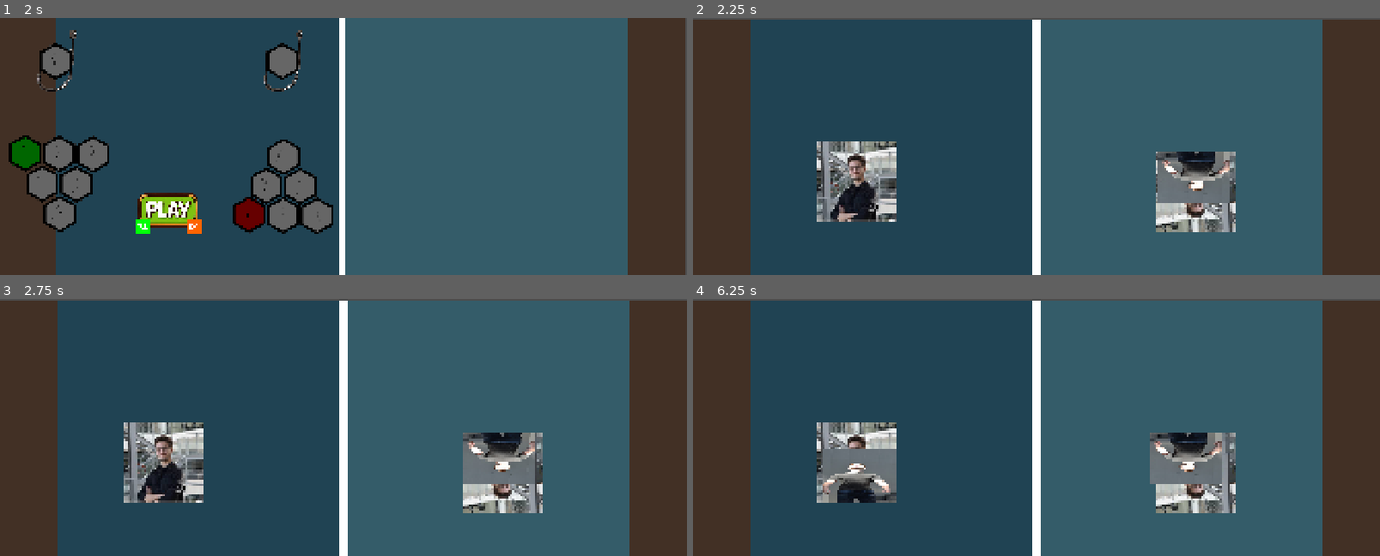
Above: before the commit, frames 1-4 (two rows, left to right).
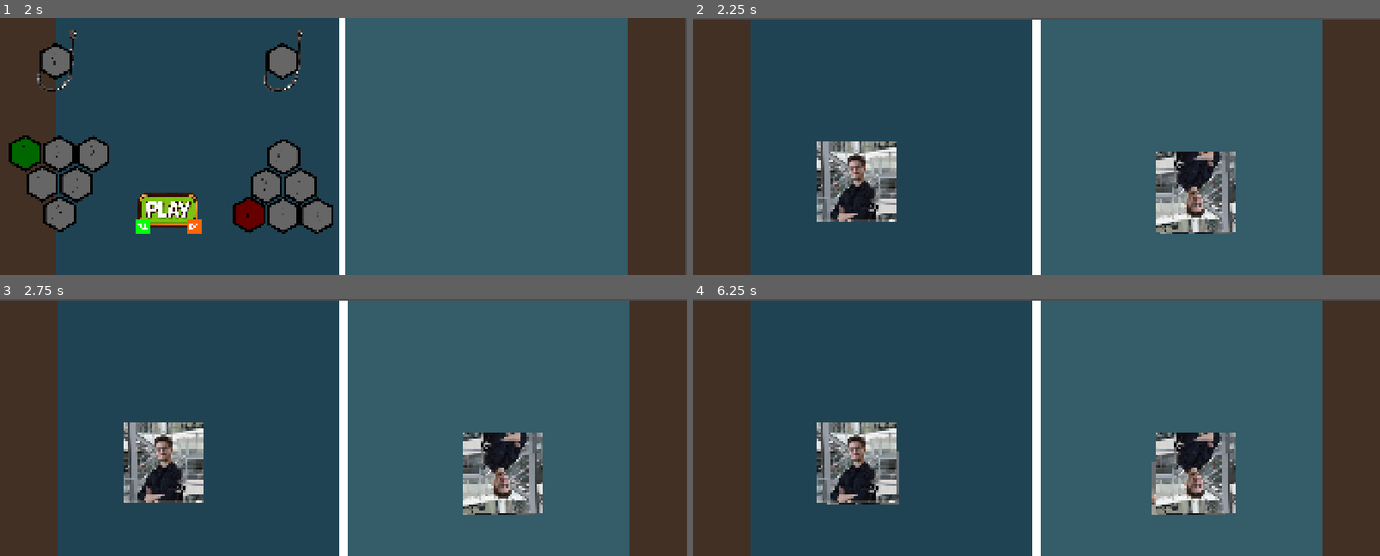
Above: after the commit, the same moments.

Repository: mariusstokkebro/Fish-fish-Fish
Game: Godot game, scene res://Scenes/character_selector.tscn
Two runs of this game, one before a commit and one after it. Both use one fixed random seed, a clock stepped at 60 frames per second and the inputs below.
Inputs:
- Up to frame 1 (2 s): tap Enter at 0.5 s; tap Space at 1.25 s
- Up to frame 2 (2.25 s): tap Enter at 2 s
- Up to frame 3 (2.75 s): no input
- Up to frame 4 (6.25 s): tap Space at 5.75 s

Frame 1 is identical in both runs. In frame 2, 1.6% of the frame differs, in the area x 67-79%, y 52-84%; in frame 3, 1.6%; in frame 4, 3.5%, in the area x 18-78%, y 52-84%.

Commit message:
I hate monkeys no i dont i love them 67

Diff:
--- a/gorilla-fighting-game/Objects/porcupine_body.tscn
+++ b/gorilla-fighting-game/Objects/porcupine_body.tscn
@@ -2,7 +2,6 @@
 
 [ext_resource type="Script" uid="uid://bra6eglb865r2" path="res://Scripts/character_body_2d.gd" id="1_mknlu"]
 [ext_resource type="Texture2D" uid="uid://1b0unr4q1sp4" path="res://Sprites/hehe.jpg" id="2_ayemm"]
-[ext_resource type="PackedScene" uid="uid://33gce1r4fu35" path="res://Objects/catch_ball.tscn" id="3_ayemm"]
 
 [sub_resource type="RectangleShape2D" id="RectangleShape2D_66c54"]
 size = Vector2(215, 216)
@@ -17,14 +16,3 @@
 
 [node name="Sprite2D" type="Sprite2D" parent="." unique_id=515046900]
 texture = ExtResource("2_ayemm")
-
-[node name="CatchBall" parent="." unique_id=1538139581 instance=ExtResource("3_ayemm")]
-castTime = 3.0
-
-[node name="Area2D" parent="CatchBall" index="0" unique_id=1037202603]
-collision_mask = 7
-
-[node name="CollisionShape2D" parent="CatchBall/Area2D" index="0" unique_id=1381677839]
-position = Vector2(-6, 24)
-
-[editable path="CatchBall"]
--- a/gorilla-fighting-game/Scenes/level.tscn
+++ b/gorilla-fighting-game/Scenes/level.tscn
@@ -2,6 +2,7 @@
 
 [ext_resource type="PackedScene" uid="uid://cxp7tw36ke0yh" path="res://Objects/porcupine_body.tscn" id="1_tumq0"]
 [ext_resource type="PackedScene" uid="uid://yguorhsypi3f" path="res://Objects/Border.tscn" id="2_k5f4k"]
+[ext_resource type="PackedScene" uid="uid://33gce1r4fu35" path="res://Objects/catch_ball.tscn" id="3_6phgx"]
 
 [node name="Level" type="Node2D" unique_id=13814193]
 position = Vector2(0, 4)
@@ -55,27 +56,20 @@
 top_level = true
 position = Vector2(456, 456)
 
-[node name="CatchBall" parent="PorcupineBody" index="2" unique_id=1538139581]
-steerSpeed = null
-maxSteer = null
-steerAxis = null
-current_player = null
-
 [node name="PorcupineBody2" parent="." unique_id=331631706 instance=ExtResource("1_tumq0")]
 top_level = true
 position = Vector2(1405, 486)
 rotation = -3.1415925
 current_player = 2
 
-[node name="CatchBall" parent="PorcupineBody2" index="2" unique_id=1538139581]
-steerSpeed = null
-maxSteer = null
-steerAxis = null
+[node name="Border" parent="." unique_id=255961422 instance=ExtResource("2_k5f4k")]
+
+[node name="CatchBall" parent="." unique_id=1538139581 node_paths=PackedStringArray("player") instance=ExtResource("3_6phgx")]
+player = NodePath("../PorcupineBody")
+
+[node name="CatchBall2" parent="." unique_id=736980961 node_paths=PackedStringArray("player") instance=ExtResource("3_6phgx")]
+player = NodePath("../PorcupineBody2")
 current_player = 2
 
-[node name="Border" parent="." unique_id=255961422 instance=ExtResource("2_k5f4k")]
-
 [editable path="PorcupineBody"]
-[editable path="PorcupineBody/CatchBall"]
 [editable path="PorcupineBody2"]
-[editable path="PorcupineBody2/CatchBall"]
--- a/gorilla-fighting-game/Scripts/character_body_2d.gd
+++ b/gorilla-fighting-game/Scripts/character_body_2d.gd
@@ -41,7 +41,10 @@
 
 
 func tpBackToOrigin():
-	set_position(startPosition)
+	if hooked:
+		currentBait.hooking = false
+		hooked = false
+		set_position(startPosition)
 
 
 func Hooked():
--- a/gorilla-fighting-game/Scripts/gatorRod.gd
+++ b/gorilla-fighting-game/Scripts/gatorRod.gd
@@ -1,5 +1,6 @@
 extends Node2D
 @export var ballTexture: Sprite2D
+@export var player: CharacterBody2D
 @export var collision: Area2D
 @export var castTime: float = 1.0
 @export var distanceMultiplier: float = 1.0
@@ -18,7 +19,7 @@
 var steering := false
 var hooking = false
 var enemyBody: CharacterBody2D
-var base_pos := Vector2.ZERO
+var base_pos
 var steer_offset := 0.0
 var tween: Tween
 var fishList: Array
@@ -26,18 +27,19 @@
 var rotationSpeed: float = 0.0
 var timer: float = 0.0
 func _ready() -> void:
-	base_pos = position
+	base_pos = player.position
 
 func _physics_process(delta: float) -> void:
 	fishList = collision.get_overlapping_bodies()
 
 func _process(delta: float) -> void:
 	if steering:
-		var up = "p%d_move_up" % current_player
-		var down = "p%d_move_down" % current_player
+		var up = "p%d_rotate_up" % current_player
+		var down = "p%d_rotate_down" % current_player
 		var input := Input.get_axis(up, down)
 		steer_offset = clamp(steer_offset + input * steerSpeed * delta, -maxSteer, maxSteer)
-
+	if thrown == false:
+		base_pos = player.position
 	position = base_pos + steerAxis * steer_offset
 
 	castRod(delta)
@@ -52,8 +54,9 @@
 		if timer > timeToCatch:
 			hooking = false
 			timer = 0.0
-			base_pos = Vector2(0,0)
+			base_pos = player.position
 			ballTexture.visible = false
+			thrown = false
 func castRod(delta: float) -> void:
 	var confirm = "p%d_confirm" % current_player
 	if thrown:
@@ -69,9 +72,13 @@
 			ballTexture.visible = true
 
 	if Input.is_action_just_released(confirm):
+		var target
 		thrown = true
 		steering = true
-		var target := base_pos + Vector2(distance, 0)
+		if current_player == Player.PLAYER_1:
+			target = base_pos + Vector2(distance, 0)
+		else:
+			target = base_pos + Vector2(-distance, 0)
 		distance = 10.0
 
 		tween = create_tween()
@@ -81,7 +88,7 @@
 
 func hookFish(body: Node2D):
 	var confirm = "p%d_confirm" % current_player
-	if body != get_parent():
+	if body.current_player != current_player:
 		enemyBody = body
 		body.Hooked()
 		if Input.is_action_pressed(confirm):
@@ -106,7 +113,8 @@
 		base_pos = newPosition
 	else:
 		tween = create_tween()
-		tween.tween_property(self, "base_pos", Vector2.ZERO, castTime)
+		tween.tween_property(self, "base_pos", player.position, castTime)
 		tween.parallel().tween_property(self, "steer_offset", 0.0, castTime)
 		tween.tween_callback(func(): thrown = false)
 		tween.tween_callback(func(): hooking = false)
+		tween.tween_callback(func(): ballTexture.visible = false)
--- a/gorilla-fighting-game/level.tscn
+++ b/gorilla-fighting-game/level.tscn
@@ -9,6 +9,10 @@
 [ext_resource type="Texture2D" uid="uid://bfhxckoyis3o2" path="res://Sprites/level assets/white_notsplit_R.png" id="6_8b0r0"]
 [ext_resource type="Texture2D" uid="uid://c0d88je1rc6ud" path="res://Sprites/level assets/foam_notsplit_L.png" id="7_h6smj"]
 [ext_resource type="Texture2D" uid="uid://dqklomrond7uq" path="res://Sprites/level assets/foam_notsplit_R.png" id="8_v5j5c"]
+[ext_resource type="PackedScene" uid="uid://cxp7tw36ke0yh" path="res://Objects/porcupine_body.tscn" id="10_aicyk"]
+[ext_resource type="PackedScene" uid="uid://btgxk2qe6hbqh" path="res://Objects/speed_power_up.tscn" id="11_8b0r0"]
+[ext_resource type="PackedScene" uid="uid://33gce1r4fu35" path="res://Objects/catch_ball.tscn" id="11_h6smj"]
+[ext_resource type="PackedScene" uid="uid://yguorhsypi3f" path="res://Objects/Border.tscn" id="12_h6smj"]
 
 [sub_resource type="ShaderMaterial" id="ShaderMaterial_4n21a"]
 shader = ExtResource("2_8cye3")
@@ -105,3 +109,25 @@
 offset_right = 1.0
 offset_bottom = 1.0
 color = Color(0.25792736, 0.1882098, 0.1448898, 1)
+
+[node name="PorcupineBody" parent="." unique_id=313664581 instance=ExtResource("10_aicyk")]
+position = Vector2(344, 477)
+
+[node name="PorcupineBody2" parent="." unique_id=590454050 instance=ExtResource("10_aicyk")]
+position = Vector2(1573, 469)
+current_player = 2
+
+[node name="CatchBall" parent="." unique_id=1538139581 node_paths=PackedStringArray("player") instance=ExtResource("11_h6smj")]
+player = NodePath("../PorcupineBody")
+
+[node name="CatchBall2" parent="." unique_id=346354549 node_paths=PackedStringArray("player") instance=ExtResource("11_h6smj")]
+player = NodePath("../PorcupineBody2")
+current_player = 2
+
+[node name="SpeedPowerUp" parent="." unique_id=1191806642 instance=ExtResource("11_8b0r0")]
+position = Vector2(771.99994, 966.99994)
+
+[node name="Border" parent="." unique_id=255961422 instance=ExtResource("12_h6smj")]
+
+[editable path="PorcupineBody"]
+[editable path="PorcupineBody2"]
